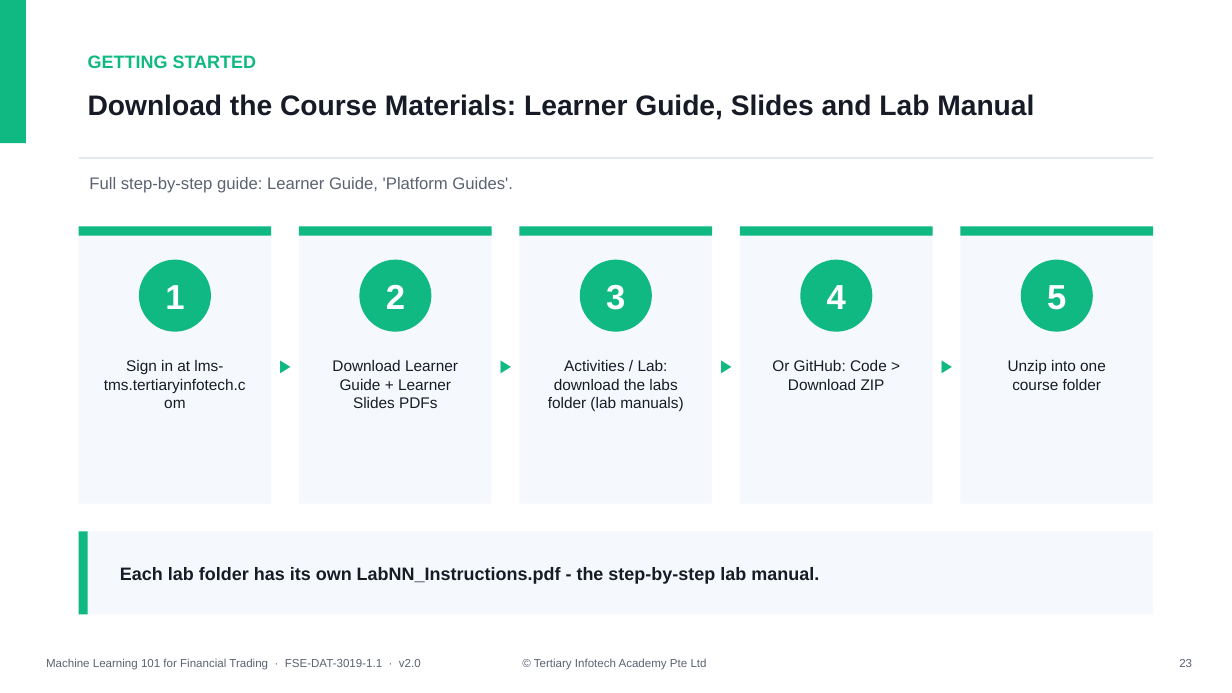
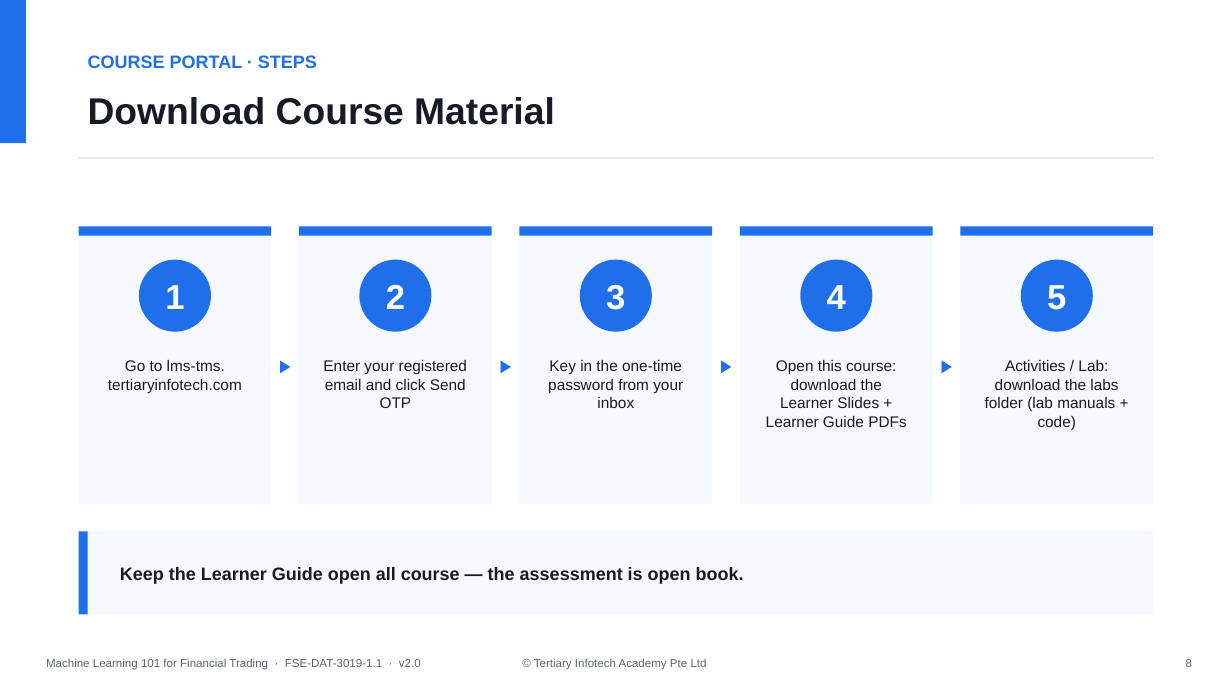
Before and after one commit to tertiarycourses/TGS-2023018794-Machine-Learning-101-for-Financial-Trading, a slide deck: slide 8 of courseware/Slides_ML 101 for Financial Trading_v2.0.pptx (slide 23 before the commit). Drawn at 1232x693 pixels with LibreOffice and Linux fonts; fonts in the diff are those of the drawing. Boxes give left, top, right and bottom in pixels: in the first picture for what was removed or moved away, otherwise in the second. Text is boxed around its words. In the diff, an @@ line names an element or a change of style, - is before the commit and + after.

```diff
--- a/courseware/Slides_ML 101 for Financial Trading_v2.0.pptx
+++ b/courseware/Slides_ML 101 for Financial Trading_v2.0.pptx
@@ text at box(88, 55, 317, 68): text changed; text colour #10B981 to #1F6FEB @@
-GETTING STARTED
+COURSE PORTAL · STEPS
@@ text at box(88, 97, 555, 125): text changed; size 22 to 29 pt @@
-Download the Course Materials: Learner Guide, Slides and Lab Manual
+Download Course Material
@@ text removed at box(89, 177, 513, 193) @@
-Full step-by-step guide: Learner Guide, 'Platform Guides'.
@@ text colour #10B981 to #1F6FEB in 4 elements at box(270, 337, 301, 393), box(490, 337, 521, 393), box(711, 337, 742, 393), box(931, 337, 962, 393) @@
@@ text at box(108, 360, 242, 393): text changed @@
-Sign in at lms-tms.tertiaryinfotech.com
+Go to lms-tms. tertiaryinfotech.com
@@ text at box(323, 360, 467, 408): text changed @@
-Download Learner Guide + Learner Slides PDFs
+Enter your registered email and click Send OTP
@@ text added at box(548, 360, 683, 408), 12 pt, text #161B26 @@
+Key in the one-time password from your inbox
@@ text at box(766, 360, 906, 427): text changed @@
-Or GitHub: Code > Download ZIP
+Open this course: download the Learner Slides + Learner Guide PDFs
@@ text at box(985, 360, 1118, 430): text changed @@
-Activities / Lab: download the labs folder (lab manuals)
+Activities / Lab: download the labs folder (lab manuals + code)
@@ text removed at box(1008, 360, 1106, 390) @@
-Unzip into one course folder
@@ fill #10B981 to #1F6FEB in 12 elements at box(0, 0, 26, 143), box(79, 226, 272, 236), box(139, 260, 211, 332), box(299, 226, 493, 236), box(360, 260, 432, 332), box(519, 226, 713, 236), box(579, 260, 652, 332), box(740, 226, 933, 236), box(800, 260, 872, 332), box(960, 226, 1153, 236), box(1021, 260, 1093, 332), box(79, 531, 88, 615) @@
@@ text at box(120, 567, 744, 584): text changed @@
-Each lab folder has its own LabNN_Instructions.pdf - the step-by-step lab manual.
+Keep the Learner Guide open all course — the assessment is open book.
@@ text at box(1186, 659, 1192, 667): text changed @@
-23
+8
```
Also in this commit, not shown: 154 other slides changed, 2 slides added, 27 other files.
